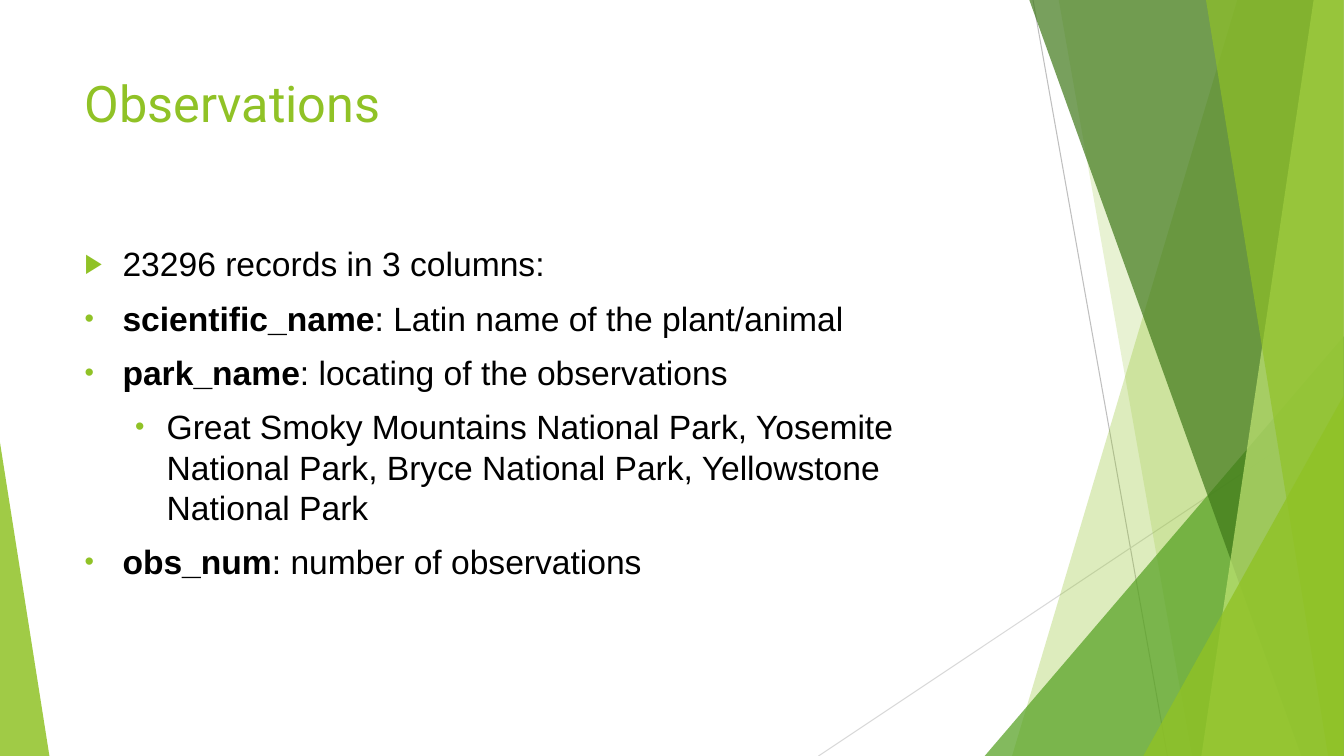
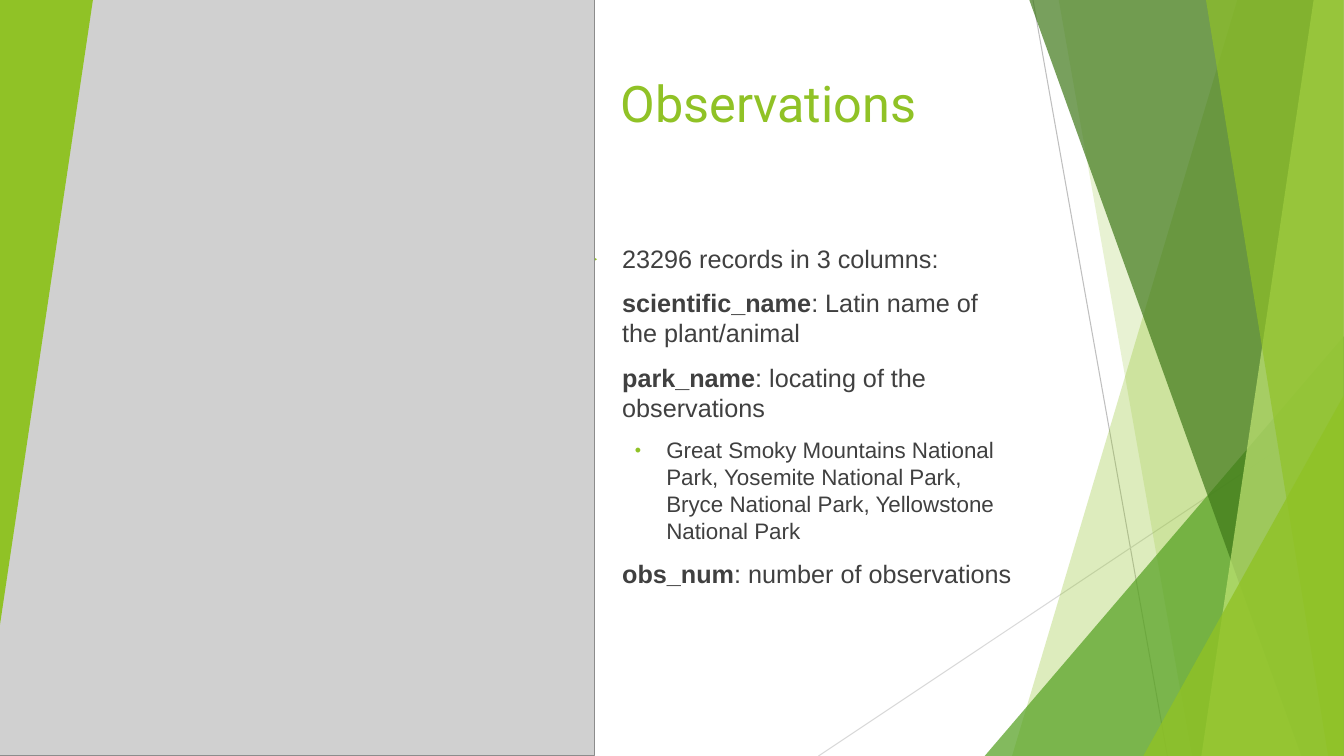
Before and after one commit to kgveronka/biodiversity, a slide deck: slide 22 of Biodiversity in National Parks.pptx (slide 4 before the commit). Drawn at 1344x756 pixels with LibreOffice and Linux fonts; fonts in the diff are those of the drawing; grey boxes stand for pictures. Boxes give left, top, right and bottom in pixels: in the first picture for what was removed or moved away, otherwise in the second. Text is boxed around its words. In the diff, an @@ line names an element or a change of style, - is before the commit and + after.

Commit message:
Update Biodiversity in National Parks.pptx
update slides

```diff
--- a/Biodiversity in National Parks.pptx
+++ b/Biodiversity in National Parks.pptx
@@ picture added at (x1=0, y1=0, x2=595, y2=756) @@
@@ triangle added at (x1=0, y1=0, x2=93, y2=625), fill #90C226 @@
@@ title "Observations" moved from (x1=85, y1=84, x2=381, y2=123) to (x1=620, y1=84, x2=916, y2=123) @@
@@ text "23296 records in 3 columns:" moved from (x1=123, y1=251, x2=893, y2=578) to (x1=622, y1=249, x2=1012, y2=586) @@
@@ text "23296 records in 3 columns:" at (x1=622, y1=249, x2=1012, y2=586): size 24 to 18 pt in "23296 records in 3 columns:", "scientific_name: Latin name of the plant/animal", "park_name: locating of the observations", "obs_num: number of observations"; text colour #000000 to #404040; size 24 to 16 pt in "Great Smoky Mountains National Park, Yosemite National ..." @@
```
Also in this commit, not shown: 13 other slides changed, 7 slides added, 4 slides removed.
